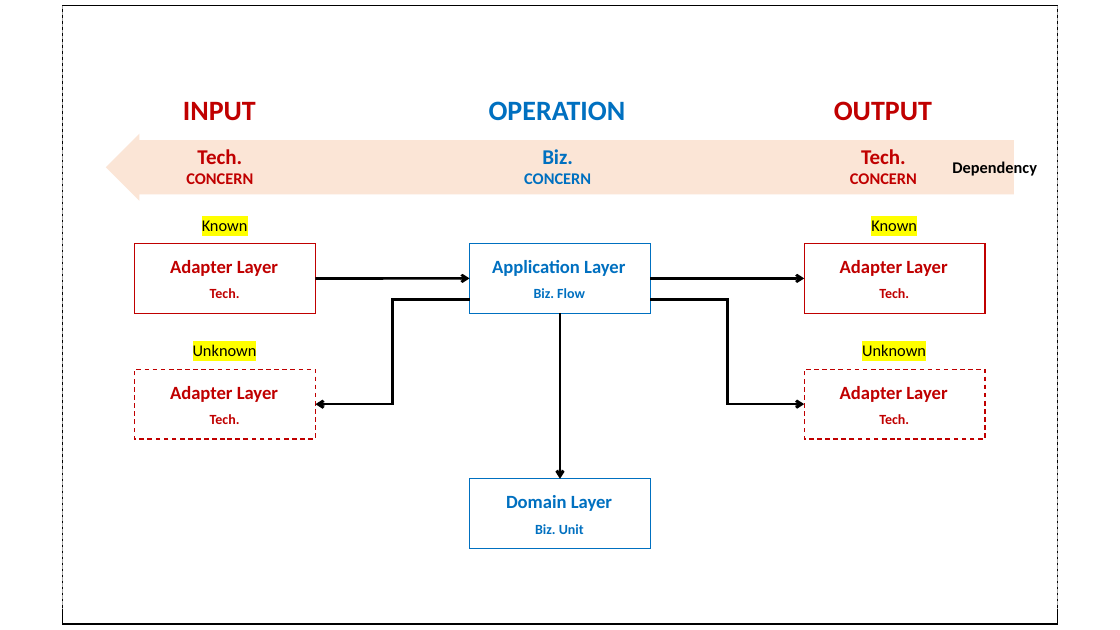
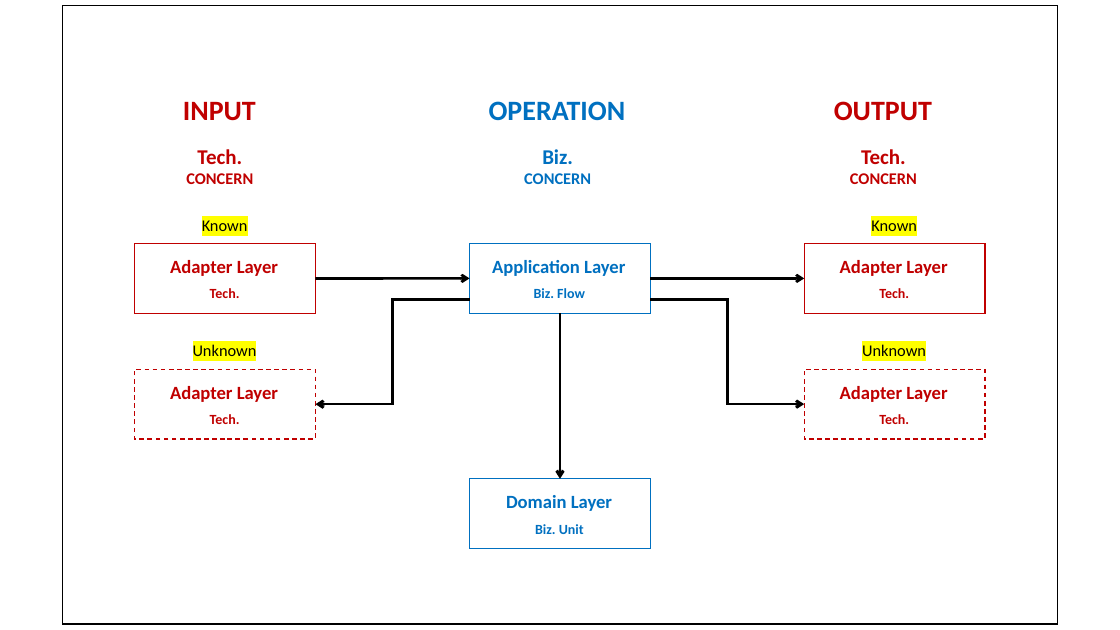
Before and after one commit to hhko/beyondcode, a slide deck: slide 12 of README.pptx. Drawn at 1120x630 pixels with LibreOffice and Linux fonts; fonts in the diff are those of the drawing. Boxes give left, top, right and bottom in pixels: in the first picture for what was removed or moved away, otherwise in the second. Text is boxed around its words. In the diff, an @@ line names an element or a change of style, - is before the commit and + after.

```diff
--- a/README.pptx
+++ b/README.pptx
@@ line removed from (62, 6) to (62, 608) @@
@@ line removed from (1058, 6) to (1058, 608) @@
@@ right arrow removed at (107, 135, 1013, 199) @@
@@ text removed at (952, 160, 1037, 178) @@
-Dependency
```
Also in this commit, not shown: 17 other slides changed, 1 slide added, 20 other files.
